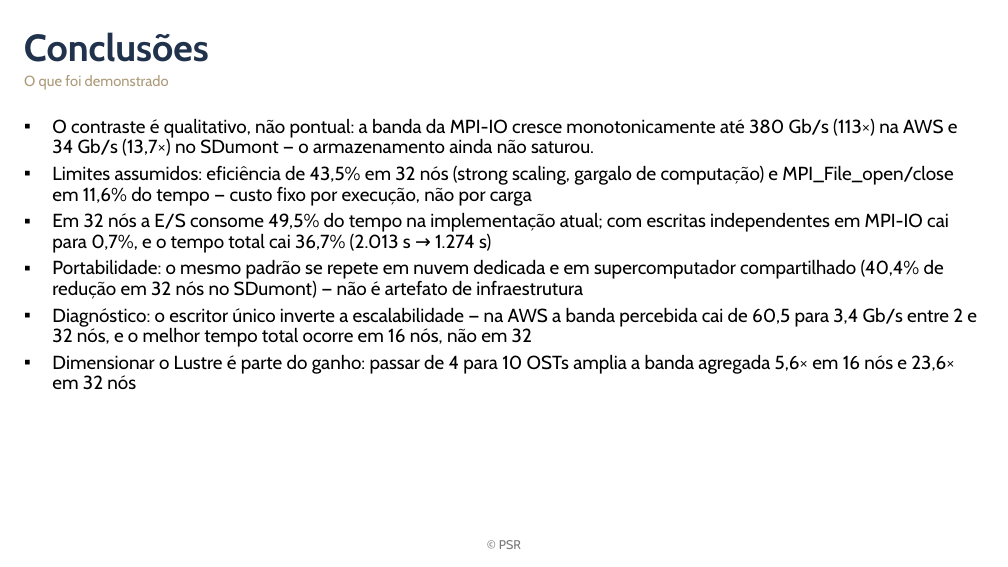
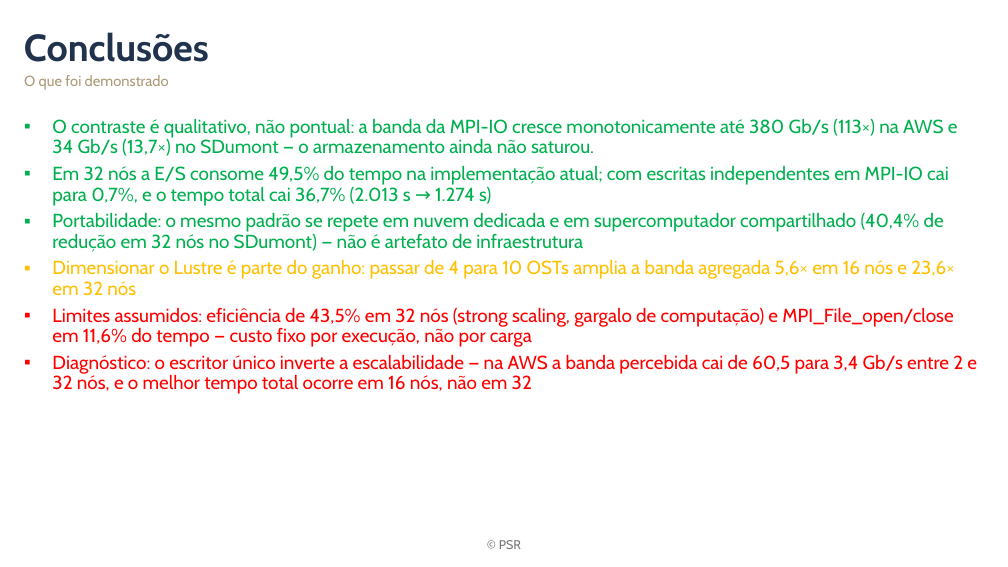
Before and after one commit to mbrcruz/SDDP-MPIO-Latex, a slide deck: slide 25 of Apresentacao/Apresentacao_MPIO.pptx. Drawn at 1008x567 pixels with LibreOffice and Linux fonts; fonts in the diff are those of the drawing; background and template pictures are left out. Boxes give left, top, right and bottom in pixels: in the first picture for what was removed or moved away, otherwise in the second. Text is boxed around its words. In the diff, an @@ line names an element or a change of style, - is before the commit and + after.

Commit message:
Fix before PSR

```diff
--- a/Apresentacao/Apresentacao_MPIO.pptx
+++ b/Apresentacao/Apresentacao_MPIO.pptx
@@ text at (52,118,977,394): text colour #000000 to #00B050 in "O contraste é qualitativo, não pontual: a ...", "Em 32 nós a E/S consome 49,5% ...", "Portabilidade: o mesmo padrão se repete em ..."; text colour #000000 to #FF0000 in "Diagnóstico: o escritor único inverte a escalabilidade ..." @@
@@ text at (52,165,953,206): paragraph removed @@
-▪ Limites assumidos: eficiência de 43,5% em 32 nós (strong scaling, gargalo de computação) e MPI_File_open/close em 11,6% do tempo — custo fixo por execução, não por carga
@@ text at (52,259,954,347): paragraphs added @@
+▪ Dimensionar o Lustre é parte do ganho: passar de 4 para 10 OSTs amplia a banda agregada 5,6× em 16 nós e 23,6× em 32 nós
+▪ Limites assumidos: eficiência de 43,5% em 32 nós (strong scaling, gargalo de computação) e MPI_File_open/close em 11,6% do tempo — custo fixo por execução, não por carga
@@ text at (52,354,954,390): paragraph removed @@
-▪ Dimensionar o Lustre é parte do ganho: passar de 4 para 10 OSTs amplia a banda agregada 5,6× em 16 nós e 23,6× em 32 nós
```
